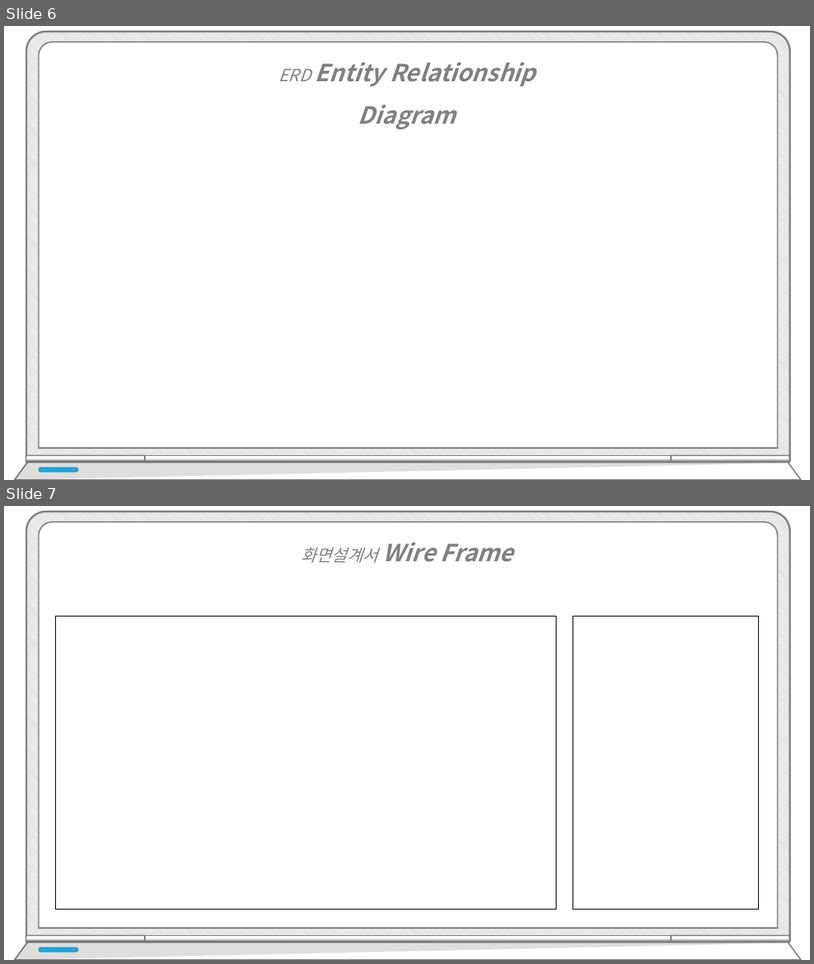
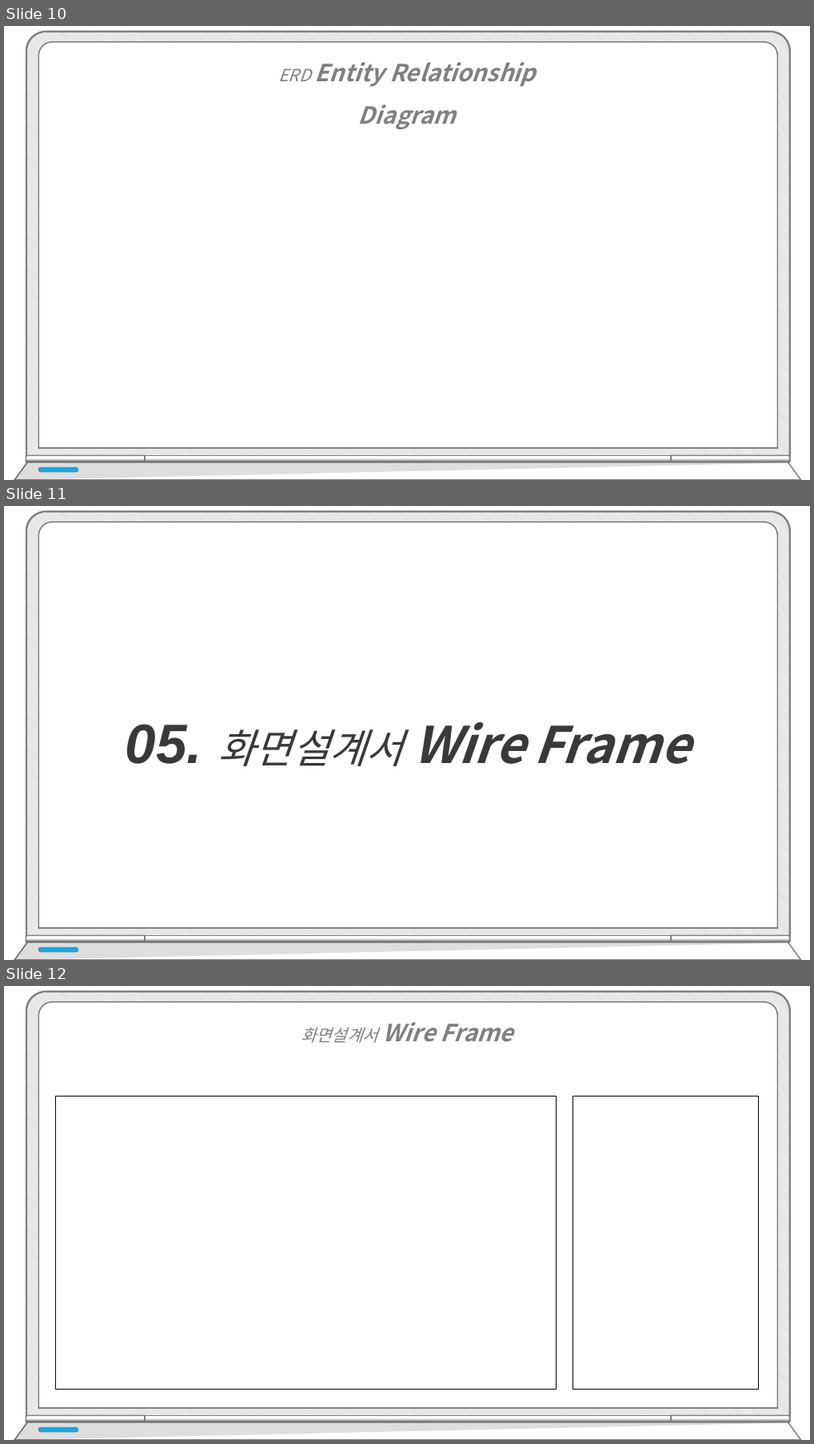
Before and after one commit to hhsw07/ezen-academy-projects, a slide deck: WebContent/발표/프로젝트5.pptx. Shown one above the other, each under a label of ours: slides 6 and 7 before the commit, slides 10, 11 and 12 after it. The pictures are 814x964 and 814x1444 pixels, drawn with LibreOffice and Linux fonts; fonts in the diff are those of the drawing; background and template pictures are left out. Boxes give left, top, right and bottom in pixels: in the first picture for what was removed or moved away, otherwise in the second. Text is boxed around its words. In the diff, an @@ line names an element or a change of style, - is before the commit and + after.

```diff
--- a/WebContent/발표/프로젝트5.pptx
+++ b/WebContent/발표/프로젝트5.pptx
@@ slide 11 added at [4, 506, 810, 960], background #FFFFFF @@
@@ text added at [126, 722, 691, 766], 60 pt, text #3B3838, bold, italic @@
+05. 화면설계서 Wire Frame
@@ group added at [14, 512, 802, 960]: 5 round same rects, 2 freeform shapes, 1 rounded rectangle @@
@@ what was slide 6 is now slide 10 @@
@@ what was slide 7 is now slide 12 @@
```
Also in this commit, not shown: 1 slide changed, 5 other slides added.
